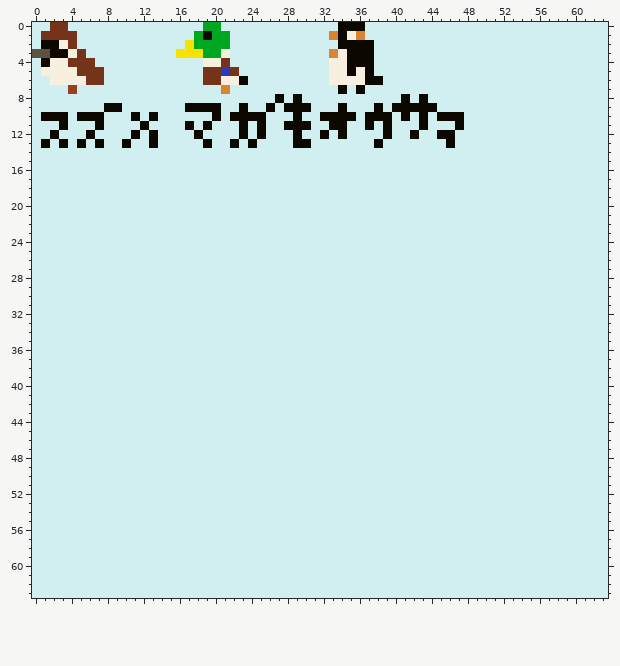
Two states of a pixel-art sprite, src/2024/birds.png. The picture above was drawn from the file before the commit.
The file is 64x64 pixels.
Now the later version:
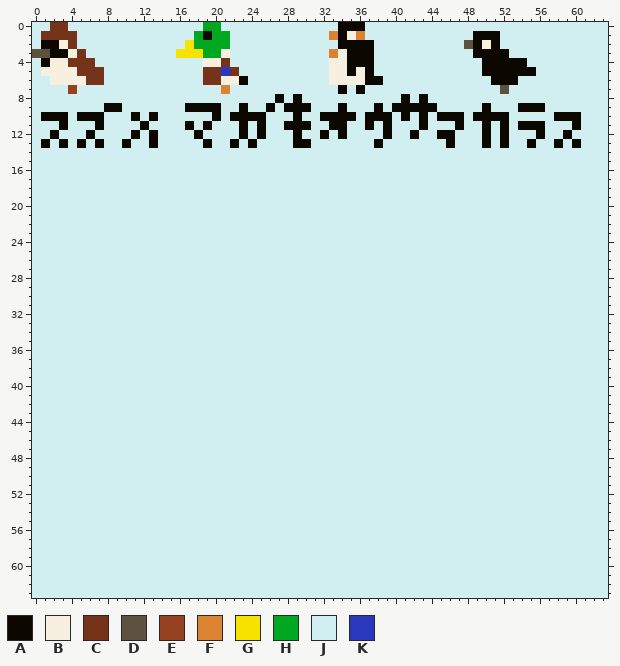
Palette (. is transparent): A #0c0800  B #f7f0e1  C #75341a  D #5c523f  E #964221  F #db8330  G #f7e300  H #00a822  J #d1eff0  K #2a38bd
Edits made:
@@ x 46..62 @@
  0 JJJJJJJJJJJJJJJJJ
- 1 JJJJJJJJJJJJJJJJJ
- 2 JJJJJJJJJJJJJJJJJ
- 3 JJJJJJJJJJJJJJJJJ
- 4 JJJJJJJJJJJJJJJJJ
- 5 JJJJJJJJJJJJJJJJJ
- 6 JJJJJJJJJJJJJJJJJ
- 7 JJJJJJJJJJJJJJJJJ
+ 1 JJJAAAJJJJJJJJJJJ
+ 2 JJDABAJJJJJJJJJJJ
+ 3 JJJAAAAJJJJJJJJJJ
+ 4 JJJJAAAAAJJJJJJJJ
+ 5 JJJJAAAAAAJJJJJJJ
+ 6 JJJJJAAAJJJJJJJJJ
+ 7 JJJJJJDJJJJJJJJJJ
  8 JJJJJJJJJJJJJJJJJ
- 9 JJJJJJJJJJJJJJJJJ
-10 AAJJJJJJJJJJJJJJJ
-11 JAJJJJJJJJJJJJJJJ
-12 AJJJJJJJJJJJJJJJJ
-13 AJJJJJJJJJJJJJJJJ
+ 9 JJJJAJJJAAAJJJJJJ
+10 AAJAAAAJJJJJAAAJJ
+11 JAJJAJAJAAAJJJAJJ
+12 AJJJAJAJJJAJJAJJJ
+13 AJJJAJAJJAJJAJAJJ
 14 JJJJJJJJJJJJJJJJJ
